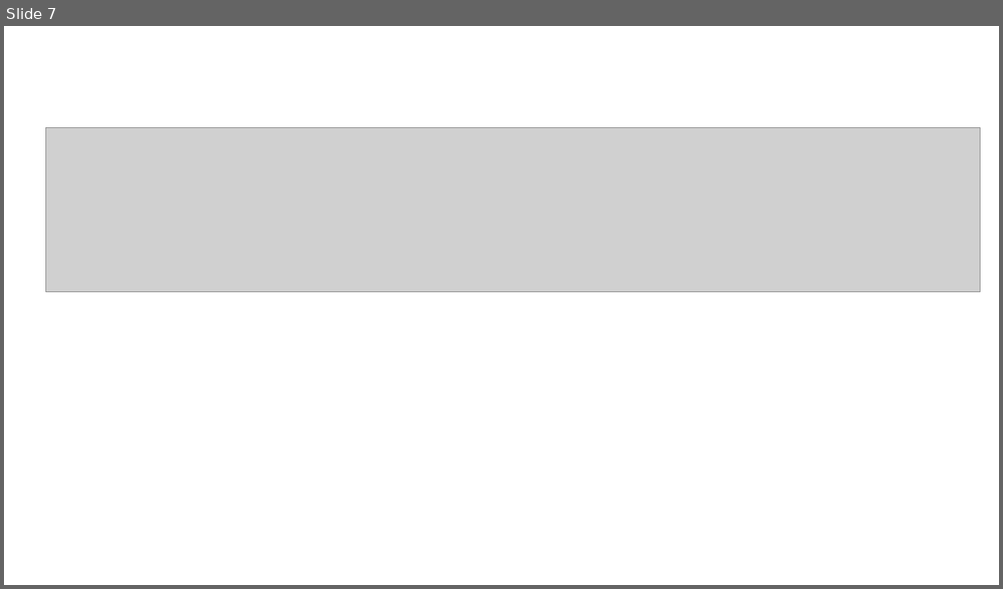
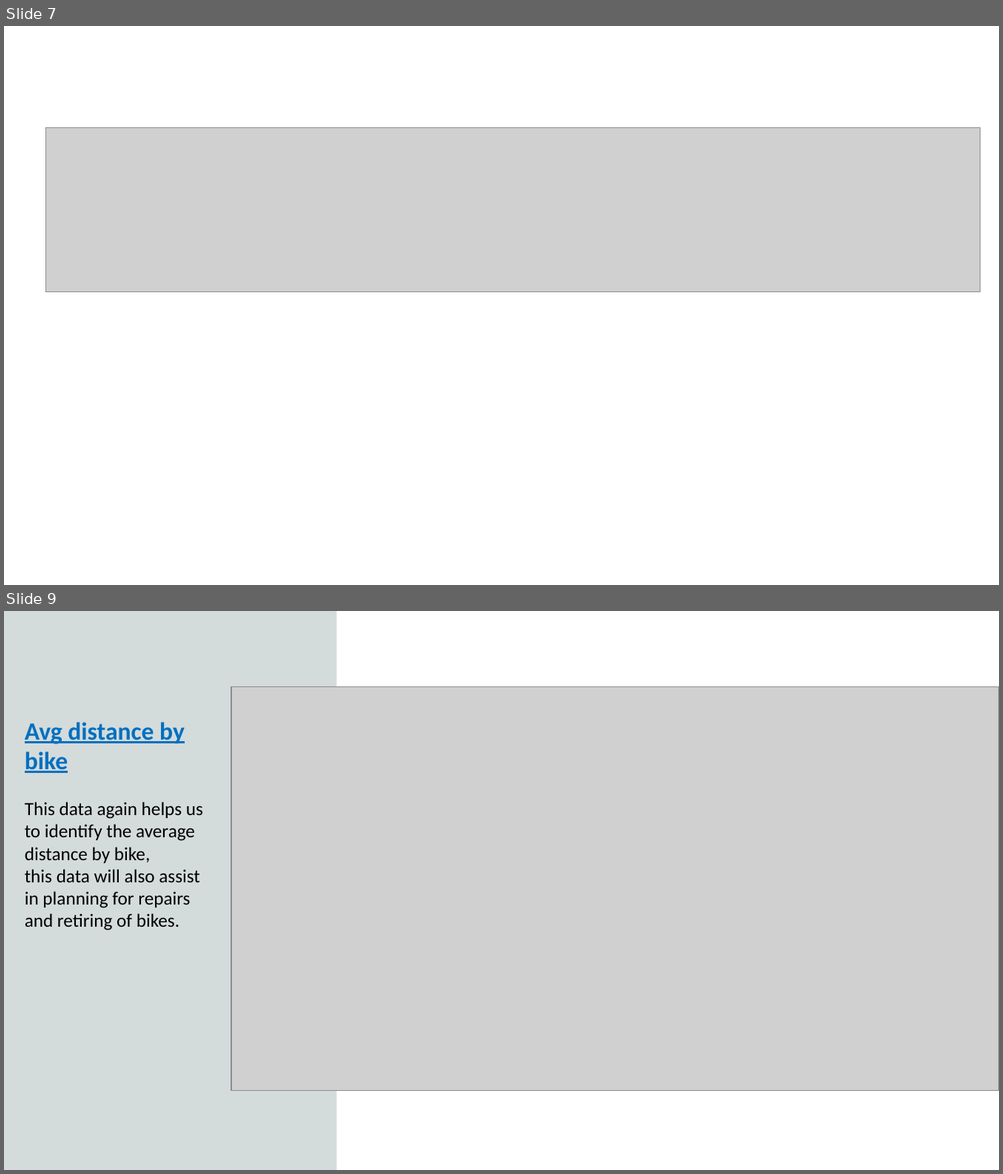
Before and after one commit to atemkuh/Tableau_CitiBike, a slide deck: tableau presentation.pptx. Shown one above the other, each under a label of ours: slide 7 before the commit, slides 7 and 9 after it; the slides between them are not shown. The pictures are 1003x589 and 1003x1174 pixels, drawn with LibreOffice and Linux fonts; fonts in the diff are those of the drawing; grey boxes stand for pictures. Boxes give left, top, right and bottom in pixels: in the first picture for what was removed or moved away, otherwise in the second. Text is boxed around its words. In the diff, an @@ line names an element or a change of style, - is before the commit and + after.

```diff
--- a/tableau presentation.pptx
+++ b/tableau presentation.pptx
@@ slide 9 added at (x1=4, y1=611, x2=999, y2=1170), background #FFFFFF @@
@@ rectangle added at (x1=4, y1=611, x2=337, y2=1170), fill #557272 at 25% opacity @@
@@ picture added at (x1=232, y1=687, x2=999, y2=1091) @@
@@ text added at (x1=25, y1=722, x2=203, y2=931), 18 pt, text #000000 @@
+Avg distance by bike
+This data again helps us to identify the average distance by bike,
+this data will also assist in planning for repairs and retiring of bikes.
```
Also in this commit, not shown: 7 other slides added, 8 slides removed, 1 other file.
